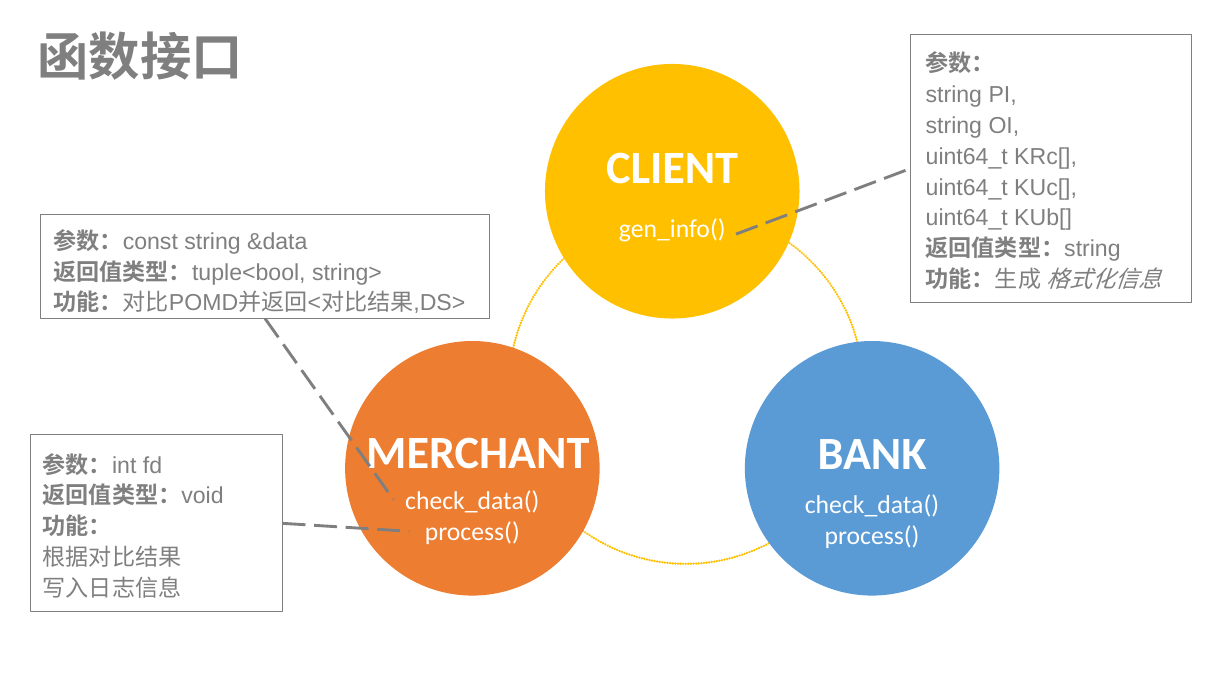
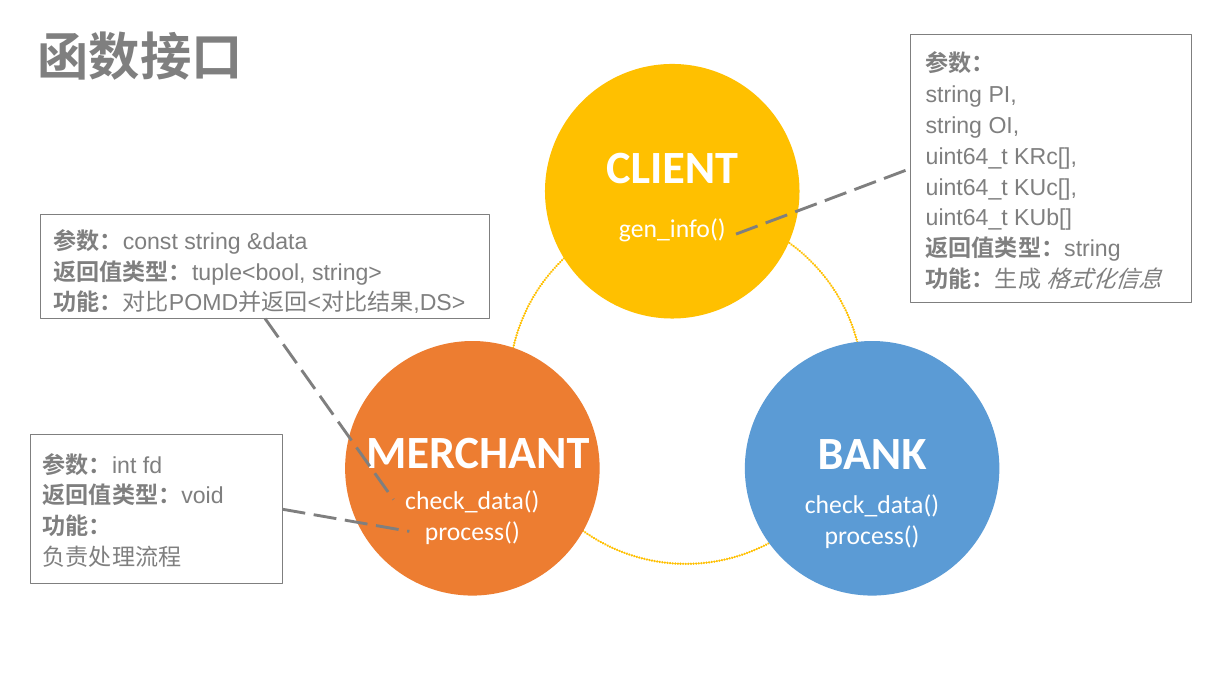
Before and after one commit to Jusot/cnscp, a slide deck: slide 8 of docs/网络安全.ppt. Drawn at 1232x693 pixels with LibreOffice and Linux fonts; fonts in the diff are those of the drawing; background and template pictures are left out. Boxes give left, top, right and bottom in pixels: in the first picture for what was removed or moved away, otherwise in the second. Text is boxed around its words. In the diff, an @@ line names an element or a change of style, - is before the commit and + after.

```diff
--- a/docs/网络安全.ppt
+++ b/docs/网络安全.ppt
@@ rectangle: place and size @@
-rectangle at box(30, 434, 283, 611)
+rectangle at box(30, 434, 283, 583)
@@ line moved from (283, 523) - (409, 531) to (283, 509) - (409, 531) @@
@@ text at box(43, 545, 182, 567): text changed @@
-根据对比结果
-写入日志信息
+负责处理流程
```
Also in this commit, not shown: 2 other slides changed, 6 slides added, 1 slide removed, 2 other files.
